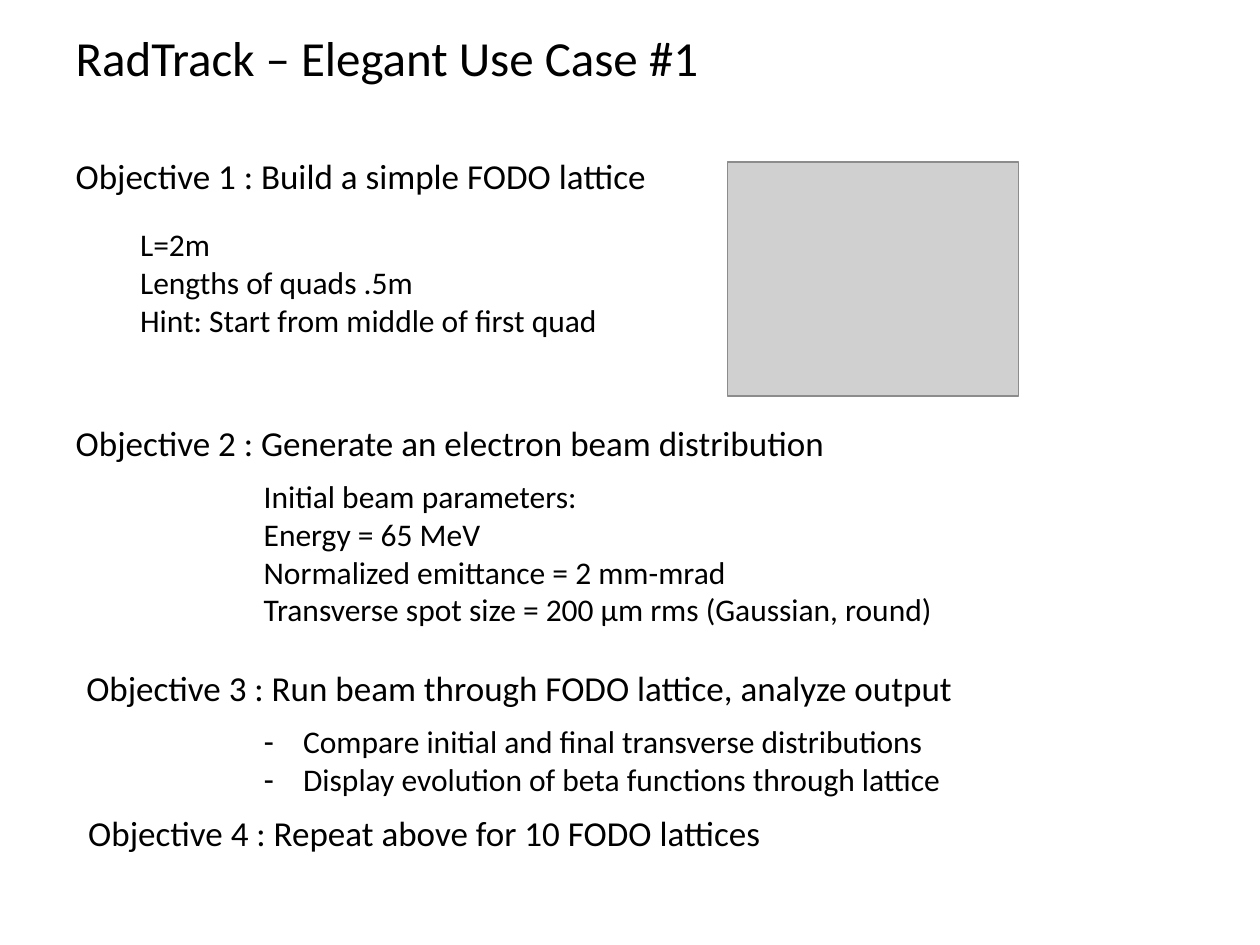
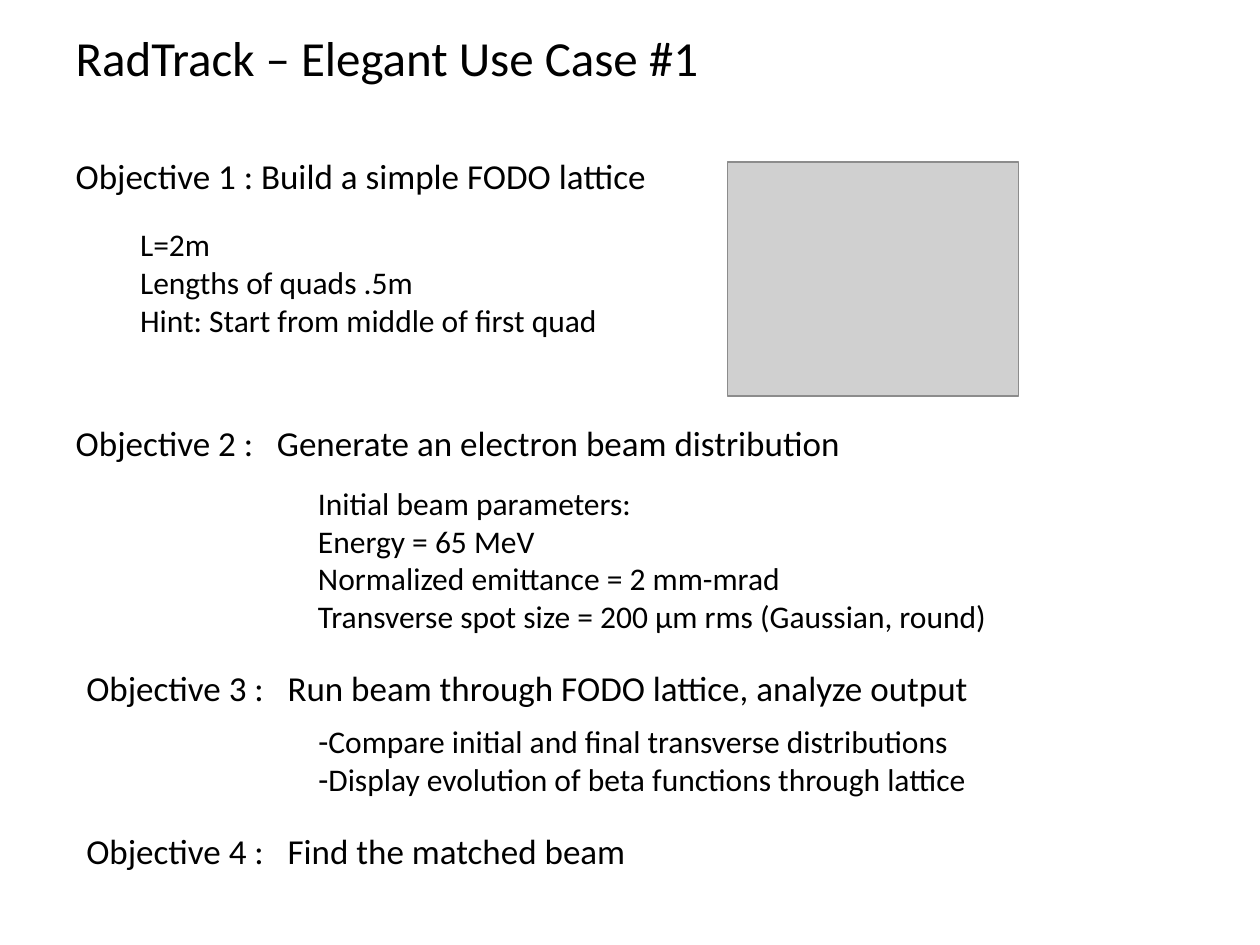
Before and after one commit to aerosadegh/radtrack, a slide deck: slide 1 of use_cases/elegant/simple_fodo/simple_fodo.pptx. Drawn at 1260x945 pixels with LibreOffice and Linux fonts; fonts in the diff are those of the drawing; grey boxes stand for pictures. Boxes give left, top, right and bottom in pixels: in the first picture for what was removed or moved away, otherwise in the second. Text is boxed around its words. In the diff, an @@ line names an element or a change of style, - is before the commit and + after.

Commit message:
modified 4th objective
repeating the exercise 10x would be tedious
finding matched beam is more relevant

```diff
--- a/use_cases/elegant/simple_fodo/simple_fodo.pptx
+++ b/use_cases/elegant/simple_fodo/simple_fodo.pptx
@@ text "Objective 2 : Generate an ..." rewrapped from <box>76,431,824,462</box> to <box>76,431,840,462</box> @@
@@ text "Initial beam parameters:": place and size @@
-text "Initial beam parameters:" at <box>264,486,931,626</box>
+text "Initial beam parameters:" at <box>318,493,985,633</box>
@@ text "Objective 3 : Run beam ..." rewrapped from <box>86,676,951,707</box> to <box>86,676,967,707</box> @@
@@ text "Compare initial and final transverse ...": place and size @@
-text "Compare initial and final transverse ..." at <box>303,731,940,797</box>
+text "Compare initial and final transverse ..." at <box>328,731,965,797</box>
@@ text "Compare initial and final transverse ..." at <box>328,731,965,797</box>: indent changed @@
@@ text at <box>86,839,626,870</box>: text changed @@
-Objective 4 : Repeat above for 10 FODO lattices
+Objective 4 : Find the matched beam
```
